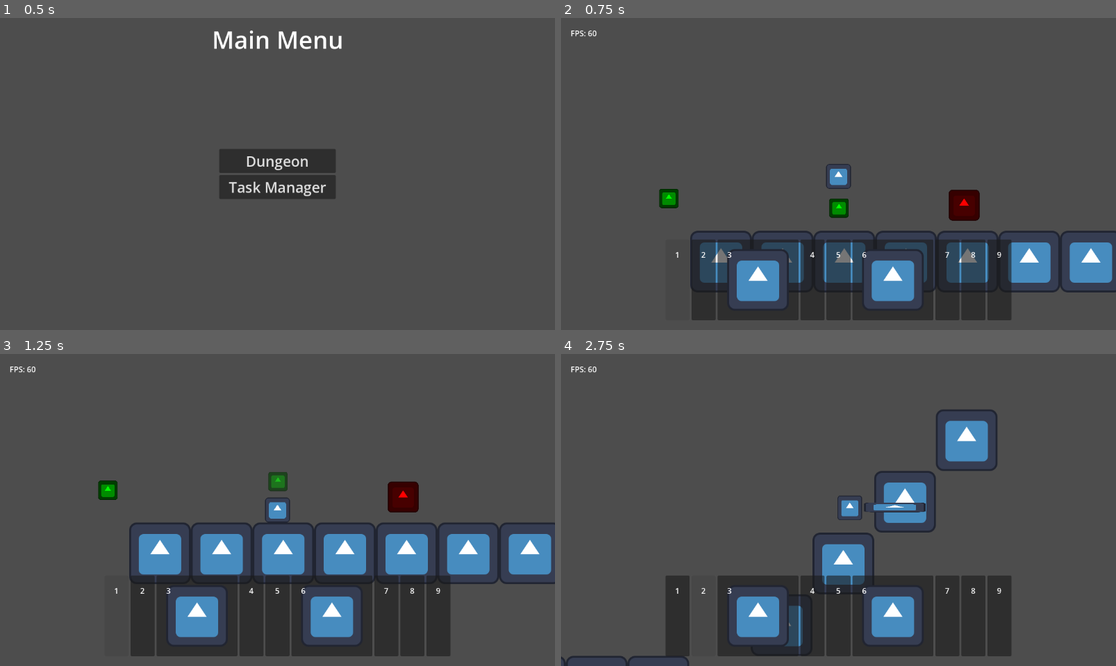
Above: before the commit, frames 1-4 (two rows, left to right).
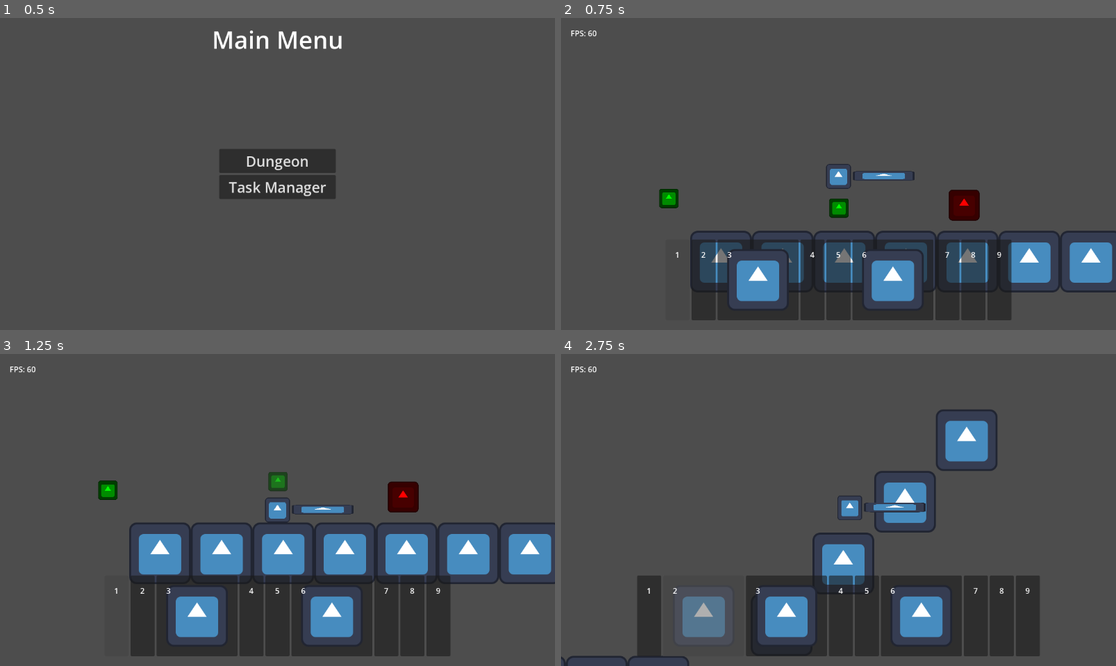
Above: after the commit, the same moments.

Repository: TheHumanMRP/RPG-Life-Tracker
Game: Godot game, scene res://Folders/Systems/Main/Scenes/main_scene.tscn
Same seed, same stepped clock (60 frames per second), same inputs: the game is played once before the commit and once after it. The engine's default icon, where the game draws it, is replaced by a stand-in: a white triangle on a blue panel in a dark square.
Inputs (mouse positions are in pixels of both pictures, inside the frame that each line leads up to):
- Up to frame 1 (0.5 s): no input
- Up to frame 2 (0.75 s): click "Dungeon" at 0.5 s
- Up to frame 3 (1.25 s): no input
- Up to frame 4 (2.75 s): move the mouse to (677, 616) at 1.27 s; hold D (move_right) from 1.28 s (still down); tap T (add_test_sword) at 1.35 s; click (677, 616) at 1.42 s; tap Space (jump) at 1.52, 2.27 s; move the mouse to (705, 616) at 2.02 s; tap E (equip_item) at 2.1 s; click (705, 616) at 2.17 s

Frame 1 is identical in both runs. In frame 2, 0.2% of the frame differs, in the area x 52-64%, y 48-53%; in frame 3, 0.2%; in frame 4, 9.6%, in the area x 13-87%, y 71-97%.
Error after the commit: Parse Error: Could not parse global class "SwordScene" from "res://Folders/Systems/Weapons/sword_scene.gd". (res://Folders/Components/Equipment_Manager/equipme…

Commit message:
Auto commit at 2026-08-30 22:14:39

Diff:
--- a/Folders/Systems/Weapons/sword_scene.gd
+++ b/Folders/Systems/Weapons/sword_scene.gd
@@ -4,7 +4,7 @@
 var sword_item_entry: ItemEntry
 
 var damage_power: int
-var logo: Texture2D
+var display_texture: Texture2D
 var durability: float
 
 var attack_component: AttackComponent = AttackComponent.new()
@@ -24,6 +24,9 @@
 	logo = sword_item_entry.logo
 	durability = sword_item_entry.durability
 
+func update_sword_texture() -> void:
+
+
 func appear() -> void:
 	self.show()
 
